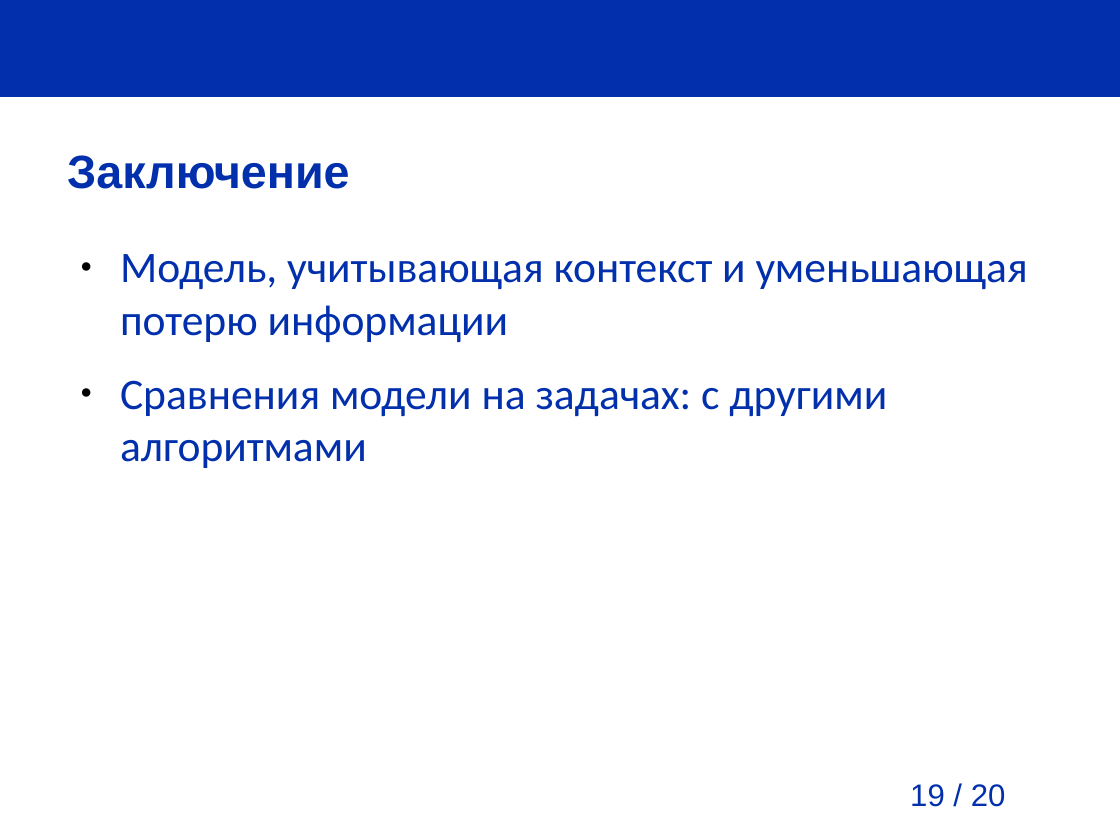
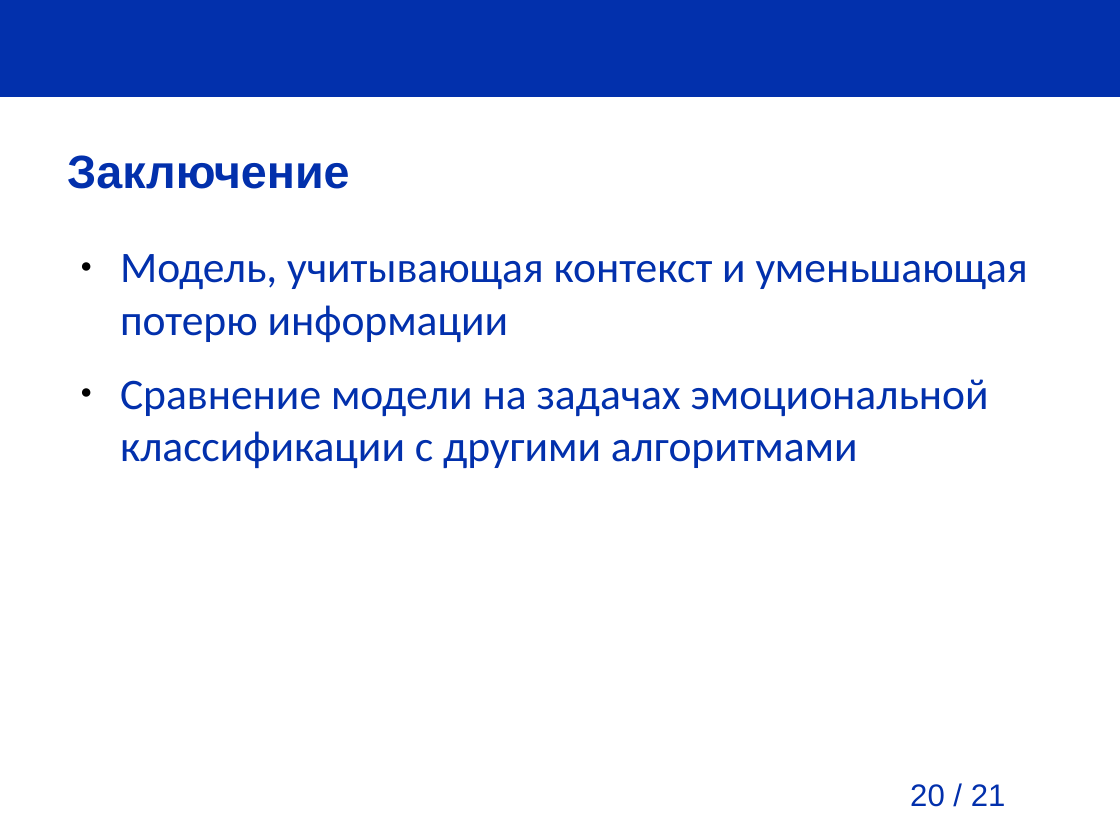
Before and after one commit to pva701/bachelor-thesis, a slide deck: slide 20 of presentation/presentation.odp (slide 19 before the commit). Drawn at 1120x840 pixels with LibreOffice and Linux fonts; fonts in the diff are those of the drawing; background and template pictures are left out. Boxes give left, top, right and bottom in pixels: in the first picture for what was removed or moved away, otherwise in the second. Text is boxed around its words. In the diff, an @@ line names an element or a change of style, - is before the commit and + after.

```diff
--- a/presentation/presentation.odp
+++ b/presentation/presentation.odp
@@ text at (120, 379, 989, 468): text changed @@
-● Сравнения модели на задачах: с другими алгоритмами
+● Сравнение модели на задачах эмоциональной классификации с другими алгоритмами
@@ page number at (910, 784, 1006, 807): text changed @@
-19 / 20
+20 / 21
```
Also in this commit, not shown: 5 other slides changed, 4 slides added, 3 slides removed, 3 other files.
